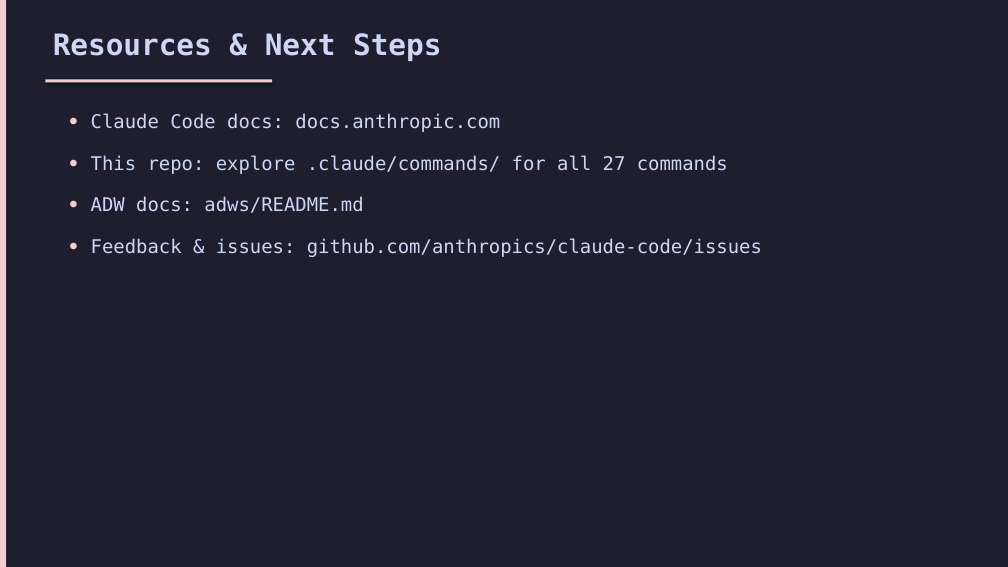
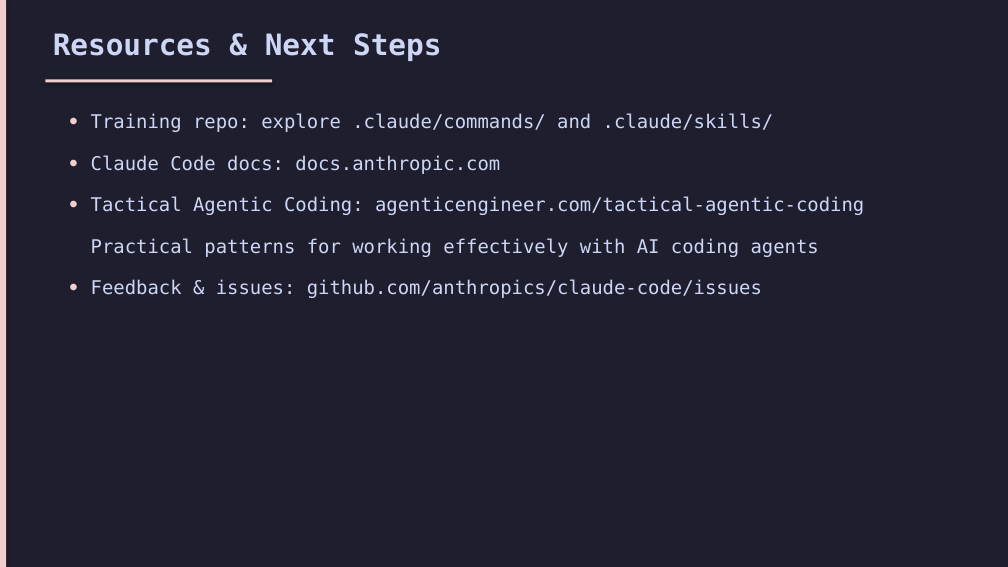
Before and after one commit to Adafy/cc-advanced-training, a slide deck: slide 46 of claude-code-advanced-training.pptx. Drawn at 1008x567 pixels with LibreOffice and Linux fonts; fonts in the diff are those of the drawing. Boxes give left, top, right and bottom in pixels: in the first picture for what was removed or moved away, otherwise in the second. Text is boxed around its words. In the diff, an @@ line names an element or a change of style, - is before the commit and + after.

```diff
--- a/claude-code-advanced-training.pptx
+++ b/claude-code-advanced-training.pptx
@@ text at (x1=91, y1=113, x2=774, y2=132): paragraph added @@
+• Training repo: explore .claude/commands/ and .claude/skills/
@@ text at (x1=91, y1=196, x2=864, y2=257): text changed @@
-• This repo: explore .claude/commands/ for all 27 commands
-• ADW docs: adws/README.md
+• Tactical Agentic Coding: agenticengineer.com/tactical-agentic-coding
+Practical patterns for working effectively with AI coding agents
```
Also in this commit, not shown: 2 other slides changed, 3 slides added, 1 slide removed, 4 other files.
